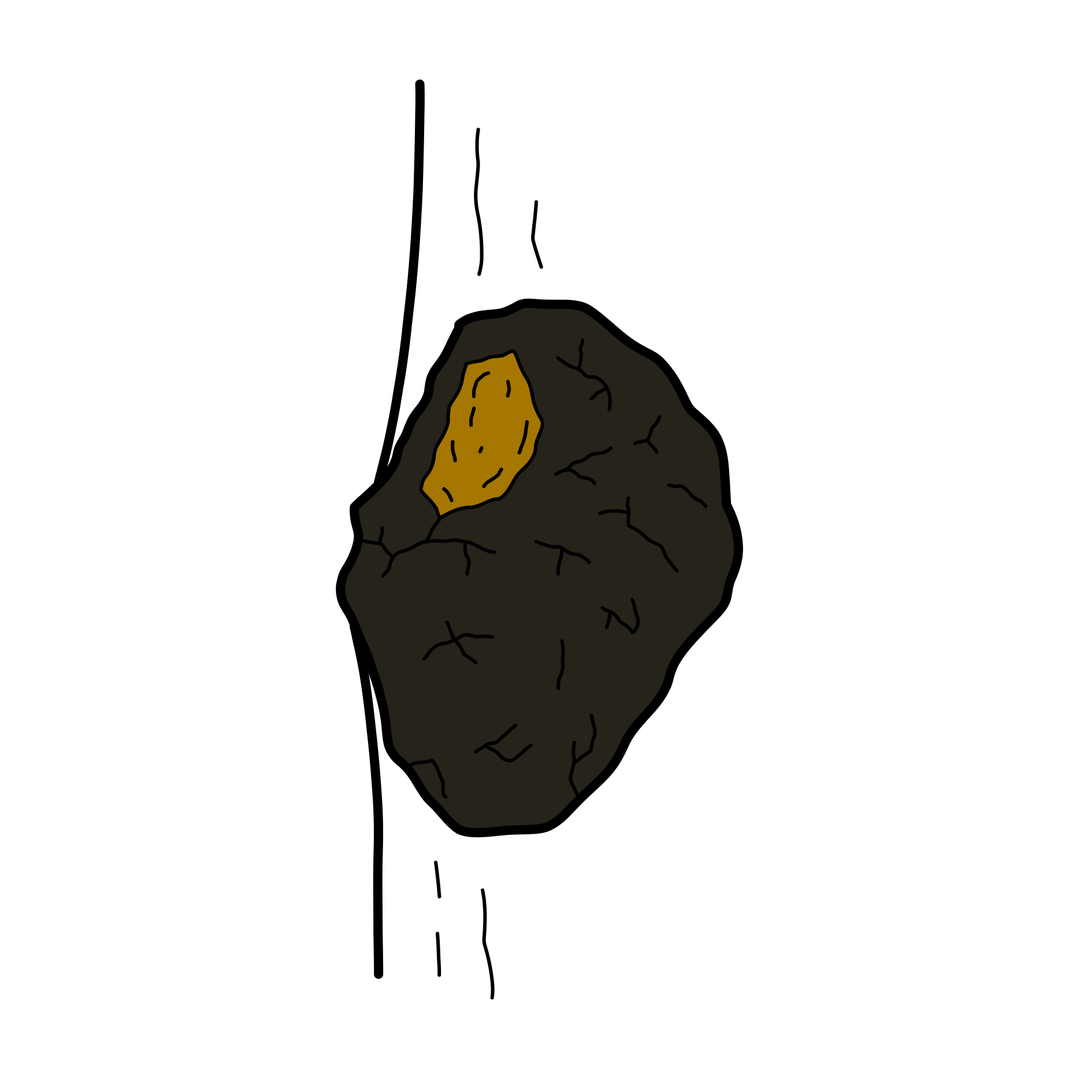
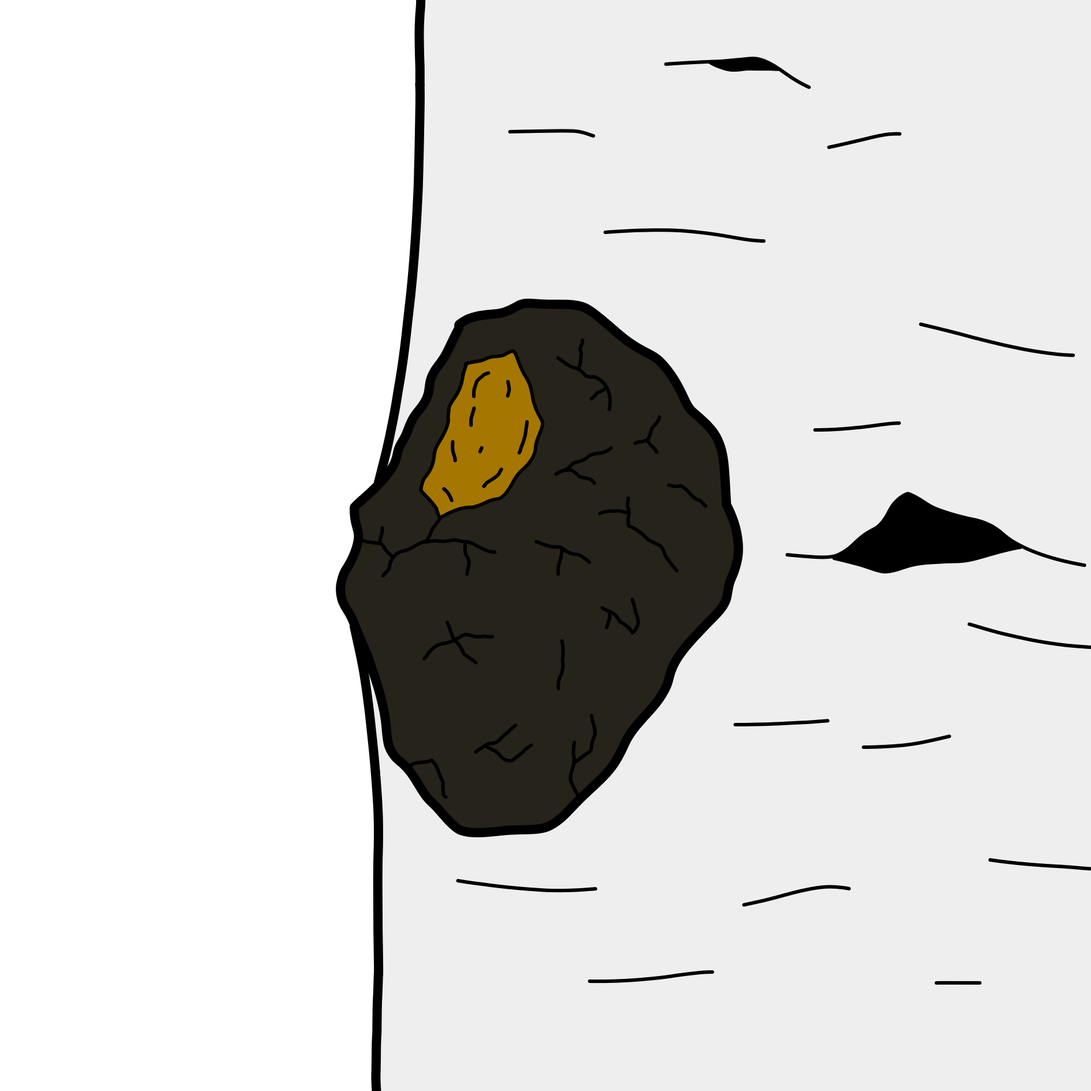
Two versions of the same layered image (1091x1091). Layer-by-layer changes:
painted on "Details" over [369, 16, 1091, 1053]
painted on "Line art" over [369, 0, 750, 1091]
added layer "Tree color" in group "Group 2" over [369, 0, 1091, 1091]
painted on "Color" over [369, 275, 750, 831]
